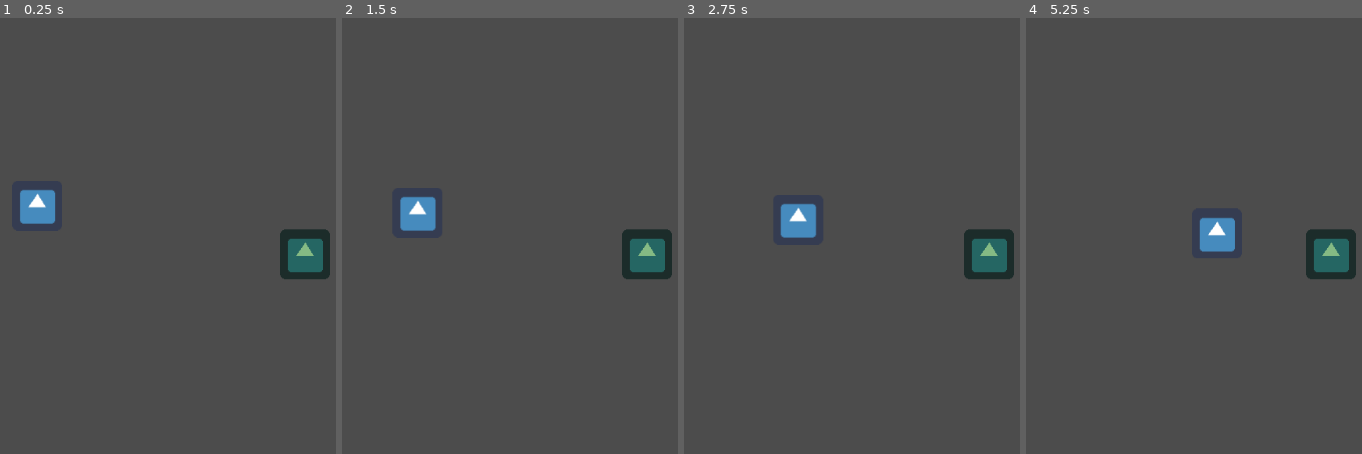
Above: before the commit, frames 1-4 (left to right).
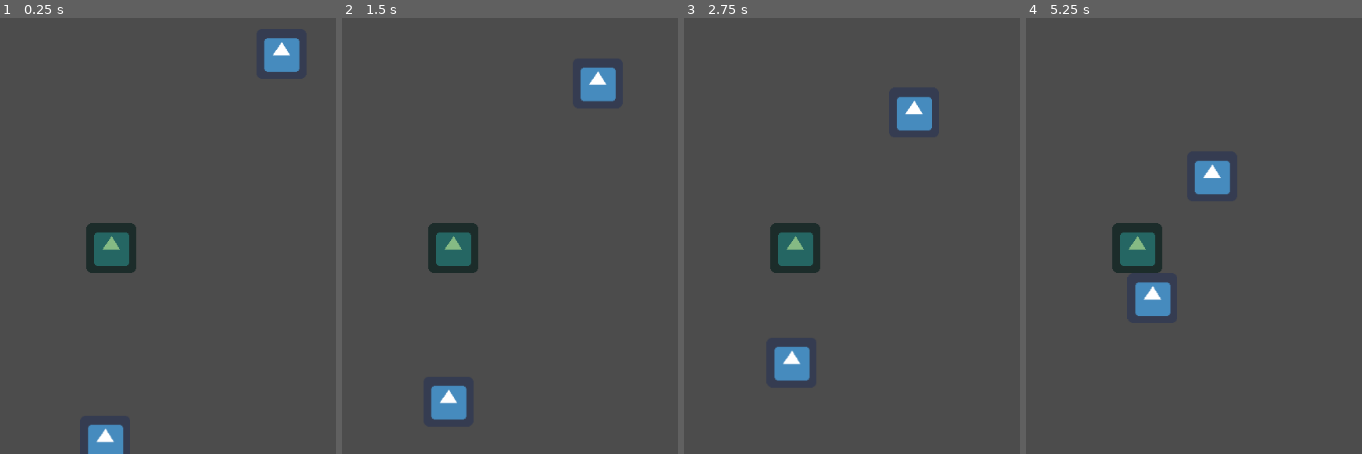
Above: after the commit, the same moments.

Repository: Zerotodeath/Side-game
Game: Godot game, scene res://test.tscn
Two runs of this game, one before a commit and one after it. Both use one fixed random seed, a clock stepped at 60 frames per second and the inputs below. The engine's default icon, where the game draws it, is replaced by a stand-in: a white triangle on a blue panel in a dark square.
Inputs:
- Up to frame 1 (0.25 s): no input
- Up to frame 2 (1.5 s): no input
- Up to frame 3 (2.75 s): no input
- Up to frame 4 (5.25 s): no input

The runs differ from the first frame. In frame 1, 5.7% of the frame differs, in the area x 5-99%, y 4-100%; in frame 2, 5.9%; in frame 3, 5.5%; in frame 4, 5.9%, in the area x 25-99%, y 32-69%.

Commit message:
Made quick thing

Diff:
--- a/Side game/AI_one.gd
+++ b/Side game/AI_one.gd
@@ -9,7 +9,10 @@
 
 var run_speed = 40
 var velocity = Vector2.ZERO
-var emeny
+var target
+
+var fighting = false
+var eating
 
 var hungry = 49
 var searching = true
@@ -22,16 +25,22 @@
 	$Area2D.connect("area_entered", self, "_on_Area2D_area_entered")
 	$Area2D.connect("area_exited", self, "_on_Area2D_area_exited")
 func _physics_process(delta):
-	if emeny != null:
-		velocity = position.direction_to(emeny.global_position) * run_speed
+	print(eating)
+	if target != null:
+		velocity = position.direction_to(target.global_position) * run_speed
 	velocity = move_and_slide(velocity)
 
 
 func _on_Area2D_area_entered(area):
-	emeny = area.get_parent()
+	target = area.get_parent()
 	can_chase = true
+	if target.is_in_group("AI"):
+		fighting = true
+	elif target.is_in_group("Plant"):
+		eating = true
 
 
 func _on_Area2D_area_exited(area):
 	can_chase = false
-	emeny = null
+	target = null
+	fighting = false
--- a/Side game/First AI1.tscn
+++ b/Side game/First AI1.tscn
@@ -25,7 +25,6 @@
 shape = SubResource( 1 )
 
 [node name="Area2D" type="Area2D" parent="."]
-visible = false
 collision_layer = 2
 collision_mask = 2
 
--- a/Side game/test.tscn
+++ b/Side game/test.tscn
@@ -16,9 +16,15 @@
 }
 
 [node name="AI 1" parent="." instance=ExtResource( 2 )]
+position = Vector2( 480, 592 )
 
-[node name="Plant" type="StaticBody2D" parent="."]
-position = Vector2( 736, 344 )
+[node name="AI 2" parent="." instance=ExtResource( 2 )]
+position = Vector2( 712, 80 )
+
+[node name="Plant" type="StaticBody2D" parent="." groups=[
+"Plant",
+]]
+position = Vector2( 488, 336 )
 script = ExtResource( 3 )
 __meta__ = {
 "_edit_group_": true
